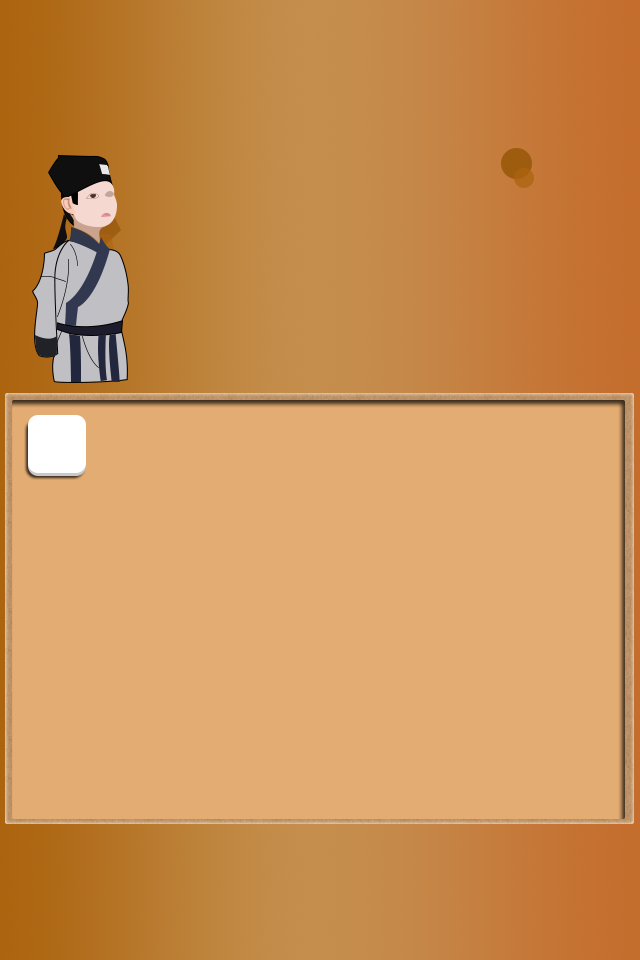
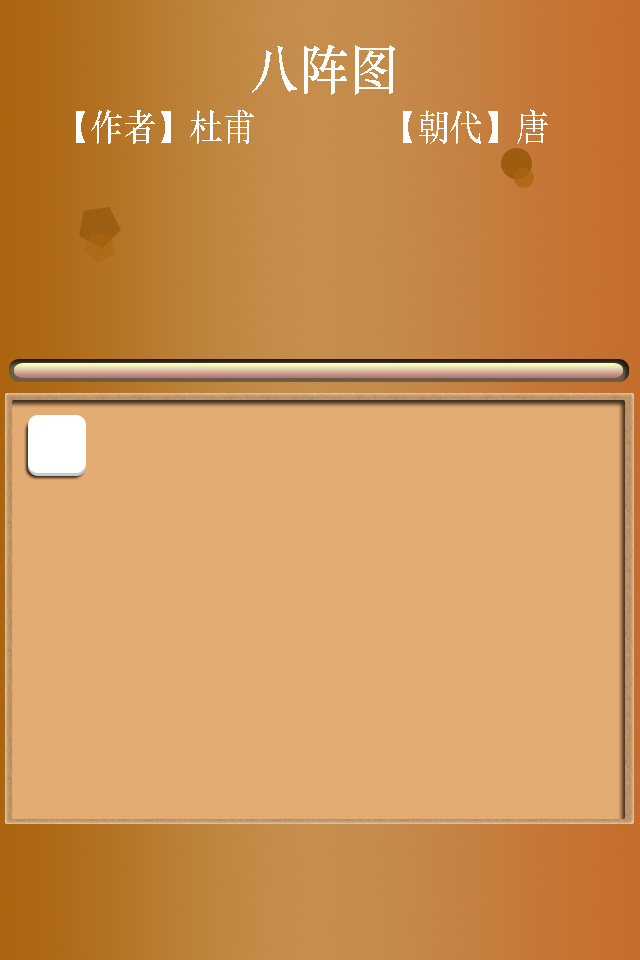
Layers edited between the first and the second 640×960 image:
added group "诗歌信息" with 3 layers in group "对战区域" over left=76, top=45, right=548, bottom=144
added layer "【朝代】唐" in group "诗歌信息" over left=403, top=109, right=548, bottom=144
added layer "作者" in group "诗歌信息" over left=76, top=110, right=254, bottom=144
added layer "诗名" in group "诗歌信息" over left=252, top=45, right=395, bottom=95
hid group "书童" (28 layers) over left=32, top=155, right=129, bottom=383
painted on "衣服" over left=52, top=248, right=100, bottom=359
showed "进度条", painted on it over left=14, top=363, right=623, bottom=378
showed "进度条背景" over left=9, top=359, right=629, bottom=382
